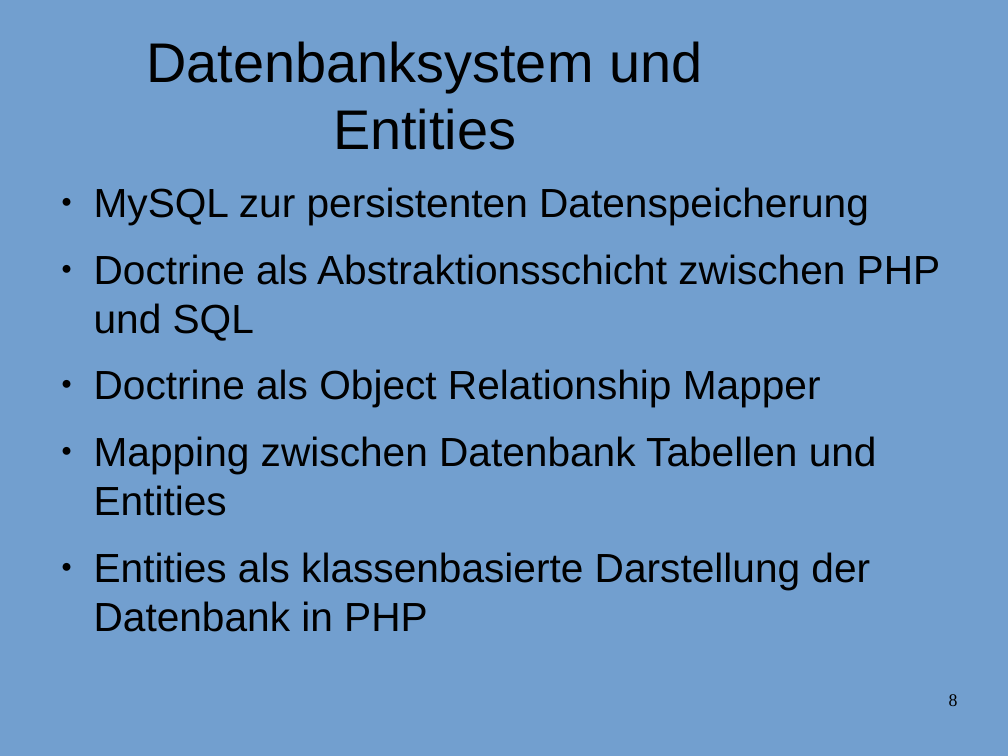
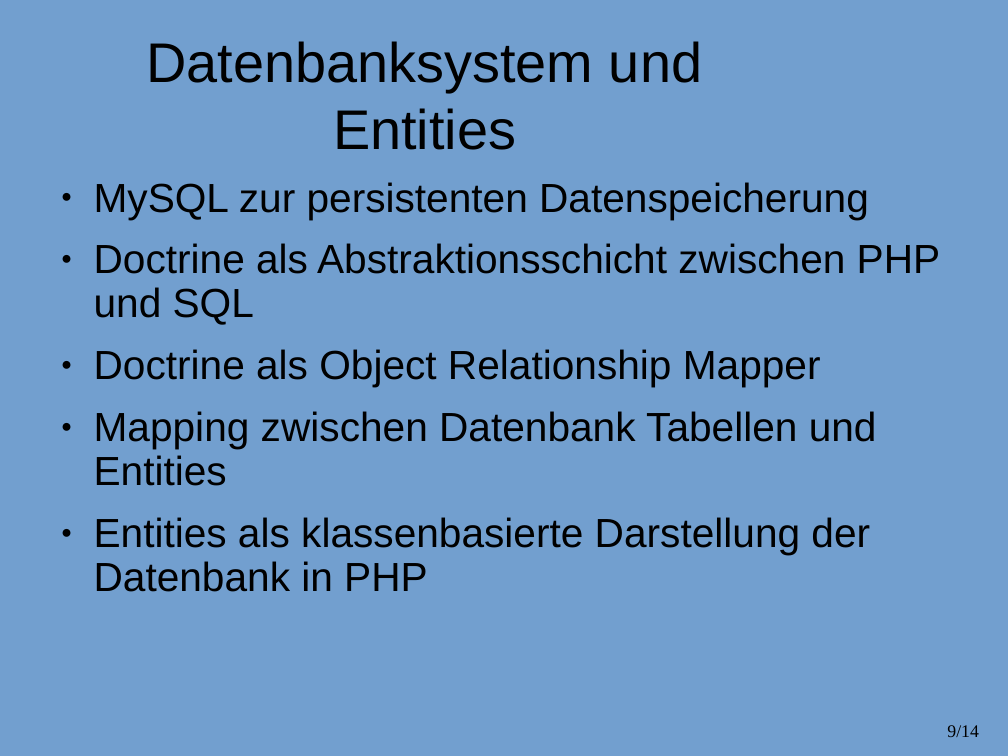
Before and after one commit to JackWolfskind/Tannte-Emma, a slide deck: slide 9 of doc/Präsentation/Präsentation.odp (slide 8 before the commit). Drawn at 1008x756 pixels with LibreOffice and Linux fonts; fonts in the diff are those of the drawing; background and template pictures are left out. Boxes give left, top, right and bottom in pixels: in the first picture for what was removed or moved away, otherwise in the second. Text is boxed around its words. In the diff, an @@ line names an element or a change of style, - is before the commit and + after.

```diff
--- a/doc/Präsentation/Präsentation.odp
+++ b/doc/Präsentation/Präsentation.odp
@@ text "MySQL zur persistenten Datenspeicherung" at box(94, 182, 941, 592): indent changed; line spacing 1 to 0.9 @@
@@ page number removed at box(949, 694, 958, 706) @@
-8
@@ page number added at box(947, 725, 979, 737), 14 pt, text #000000 @@
+9/14
```
Also in this commit, not shown: 9 other slides changed, 4 slides added, 2 slides removed, 1 other file.
